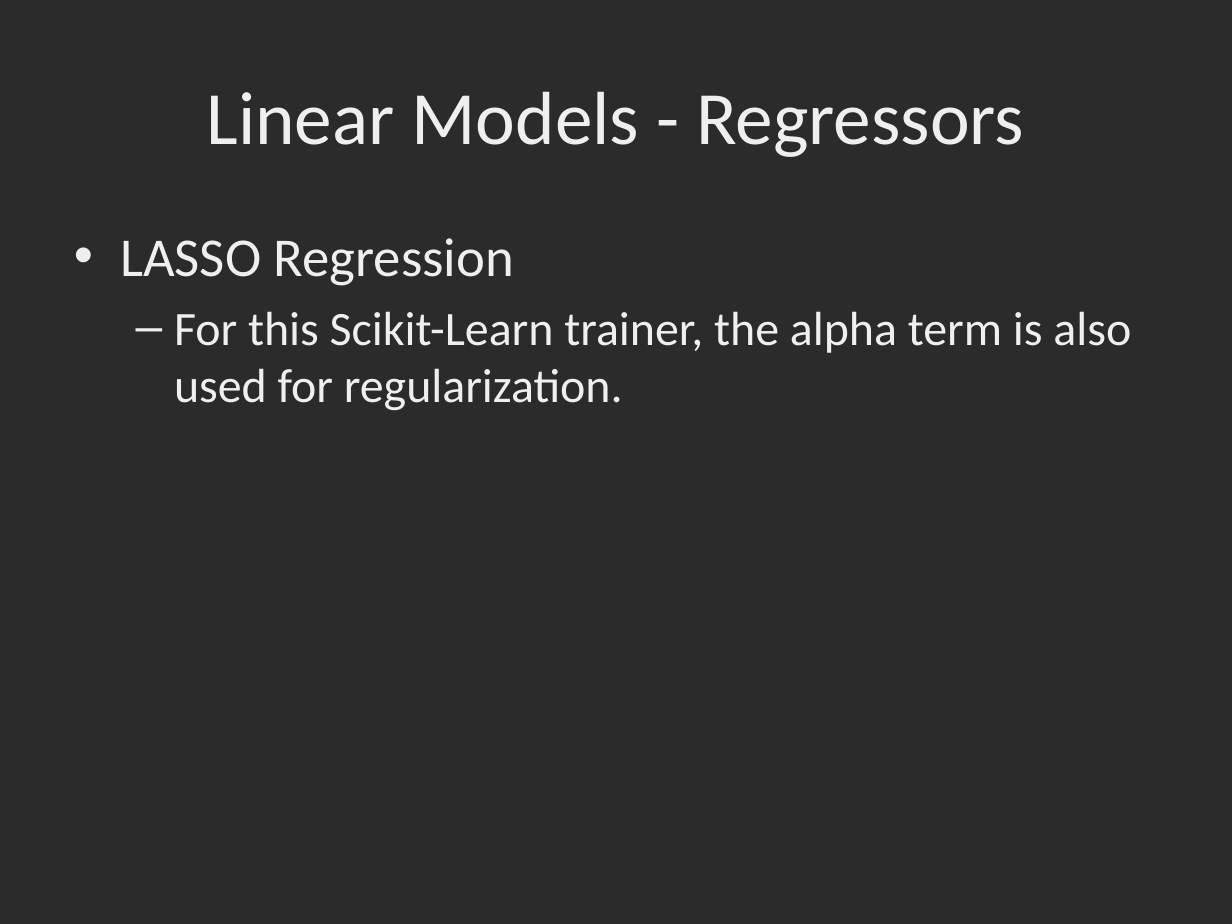
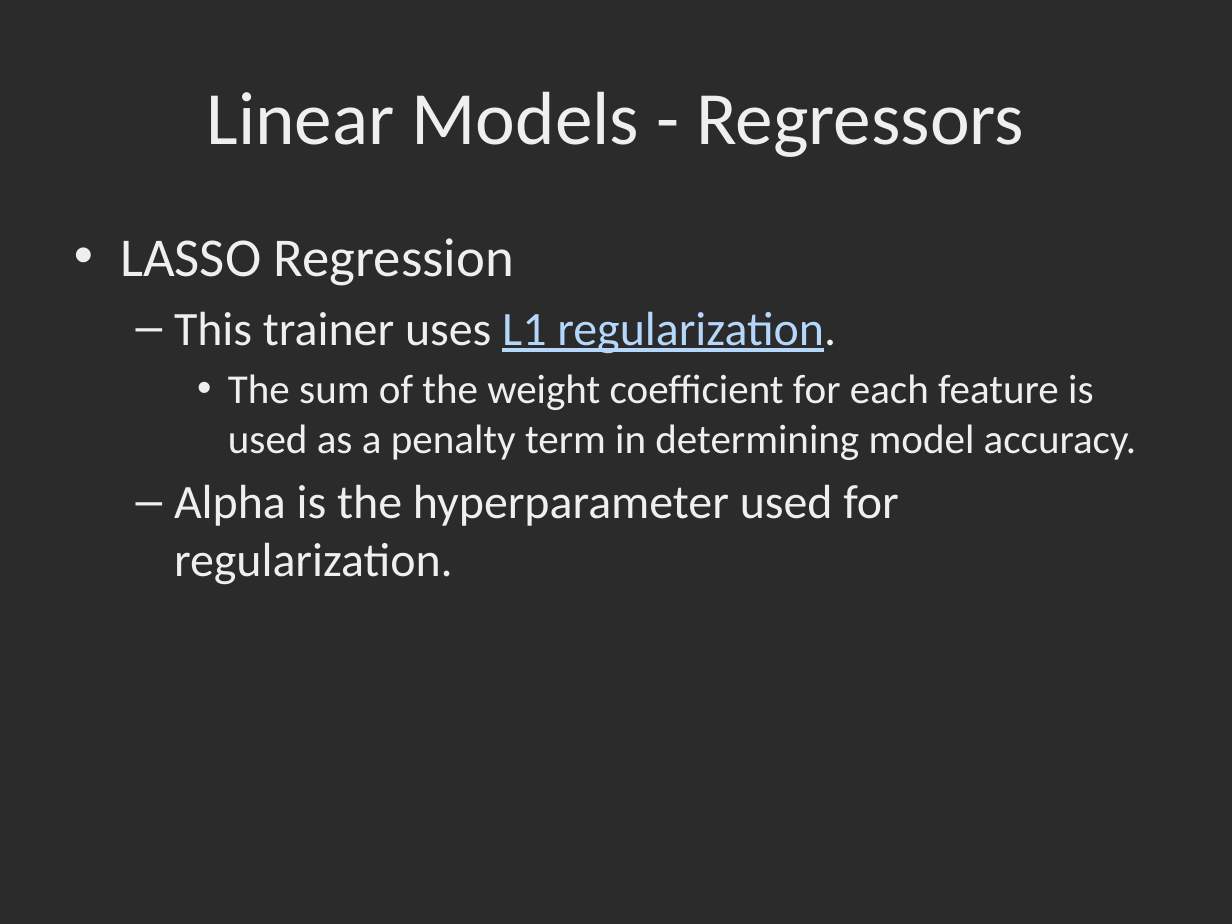
Before and after one commit to dbowmans46/PracticalProgramming, a slide deck: slide 112 of Session 7 - Python/Instructional Material/Session 7 - Python Brief Intro to Machine Learning with Scikit Learn.pptx (slide 108 before the commit). Drawn at 1232x924 pixels with LibreOffice and Linux fonts; fonts in the diff are those of the drawing; background and template pictures are left out; a plain dark background stands for a picture behind light text. Boxes give left, top, right and bottom in pixels: in the first picture for what was removed or moved away, otherwise in the second. Text is boxed around its words. In the diff, an @@ line names an element or a change of style, - is before the commit and + after.

Commit message:
Added in-class exercise slides, fixed typos, cleaned up slides, added gamma example, added skeleton for regressor metrics, grouped slides, added references, added formulas to regression slides, fixed LinearSVC arguments.

```diff
--- a/Session 7 - Python/Instructional Material/Session 7 - Python Brief Intro to Machine Learning with Scikit Learn.pptx
+++ b/Session 7 - Python/Instructional Material/Session 7 - Python Brief Intro to Machine Learning with Scikit Learn.pptx
@@ text at box(174, 311, 1137, 585): text changed; size 28 to 24 pt @@
-  – For this Scikit-Learn trainer, the alpha term is also used for regularization.
+  – This trainer uses L1 regularization.
+    • The sum of the weight coefficient for each feature is used as a penalty term in determining model accuracy.
+  – Alpha is the hyperparameter used for regularization.
```
Also in this commit, not shown: 30 other slides changed, 16 slides added, 3 slides removed, 1 other file.
